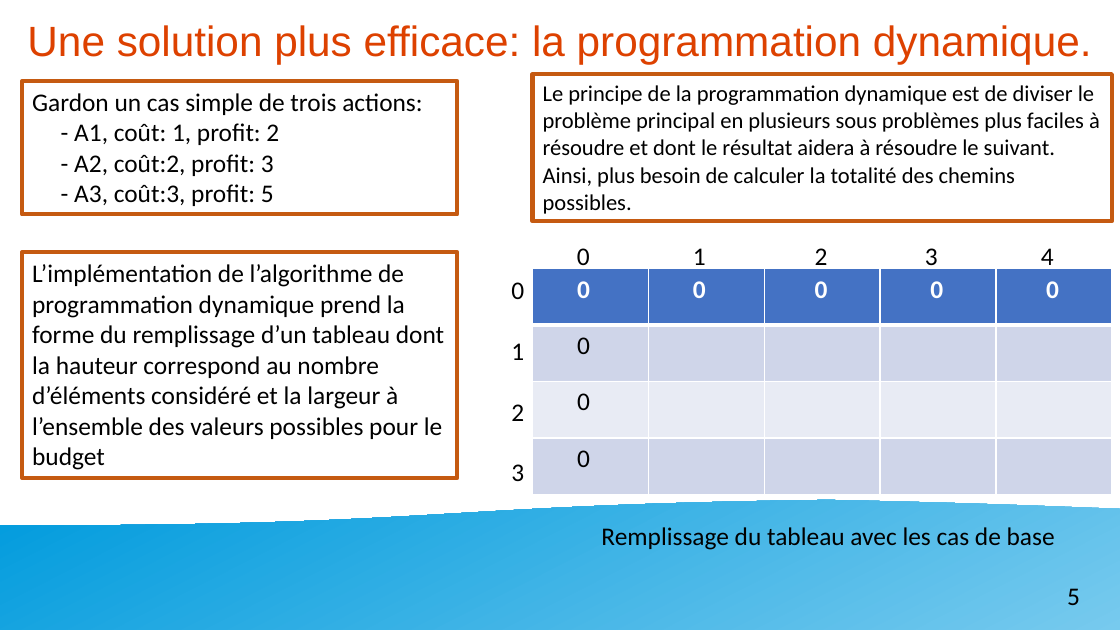
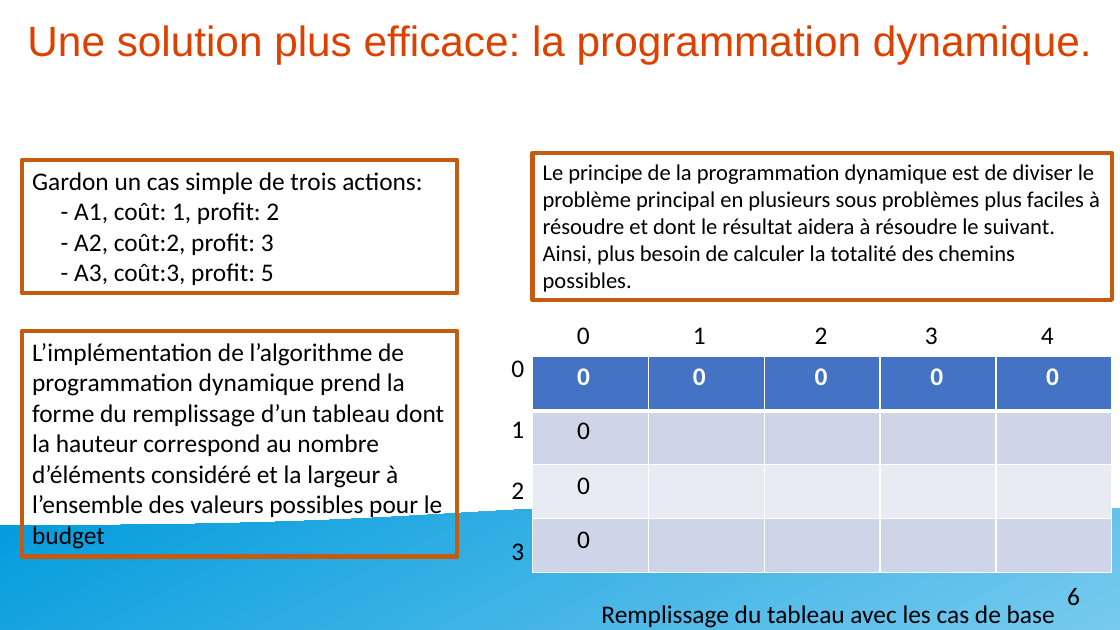
Before and after one commit to matthieu0guim/P7_Matthieu_Guimard, a slide deck: slide 6 of presentation sienna/présentation sienna.pptx (slide 5 before the commit). Drawn at 1120x630 pixels with LibreOffice and Linux fonts; fonts in the diff are those of the drawing. Boxes give left, top, right and bottom in pixels: in the first picture for what was removed or moved away, otherwise in the second. Text is boxed around its words. In the diff, an @@ line names an element or a change of style, - is before the commit and + after.

```diff
--- a/presentation sienna/présentation sienna.pptx
+++ b/presentation sienna/présentation sienna.pptx
@@ 3 rectangles, 3 texts: place and size @@
-3 rectangles, 3 texts at [22,74,1112,550]
+3 rectangles, 3 texts at [22,153,1112,628]
@@ table: place and size @@
-table at [533,269,1112,495]
+table at [533,357,1112,573]
@@ page number at [1067,588,1080,605]: text changed @@
-5
+6
```
Also in this commit, not shown: 1 slide added, 3 other files.
